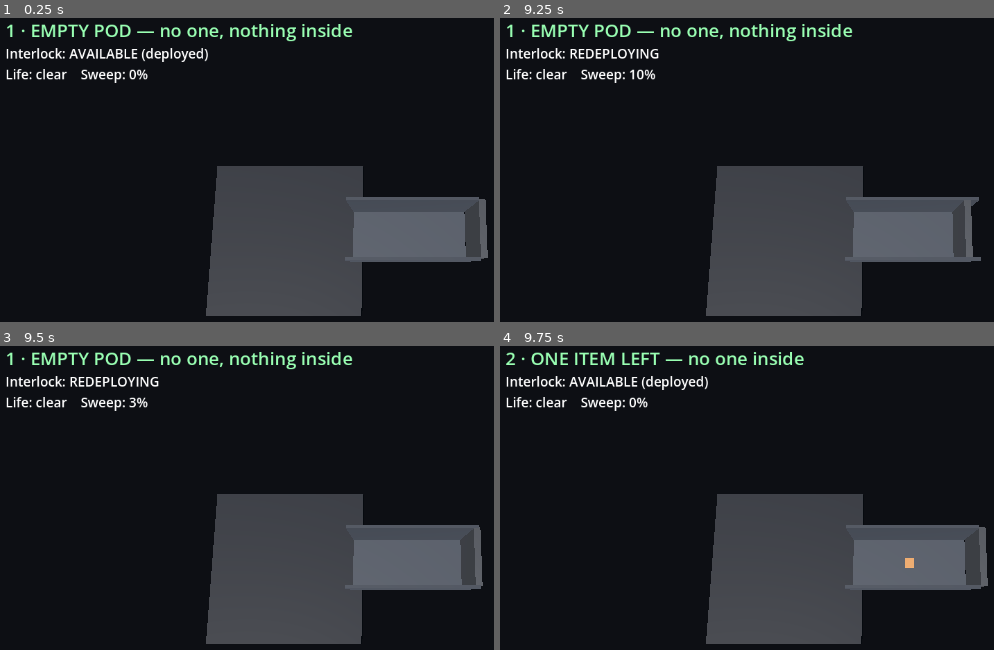
Above: before the commit, frames 1-4 (two rows, left to right).
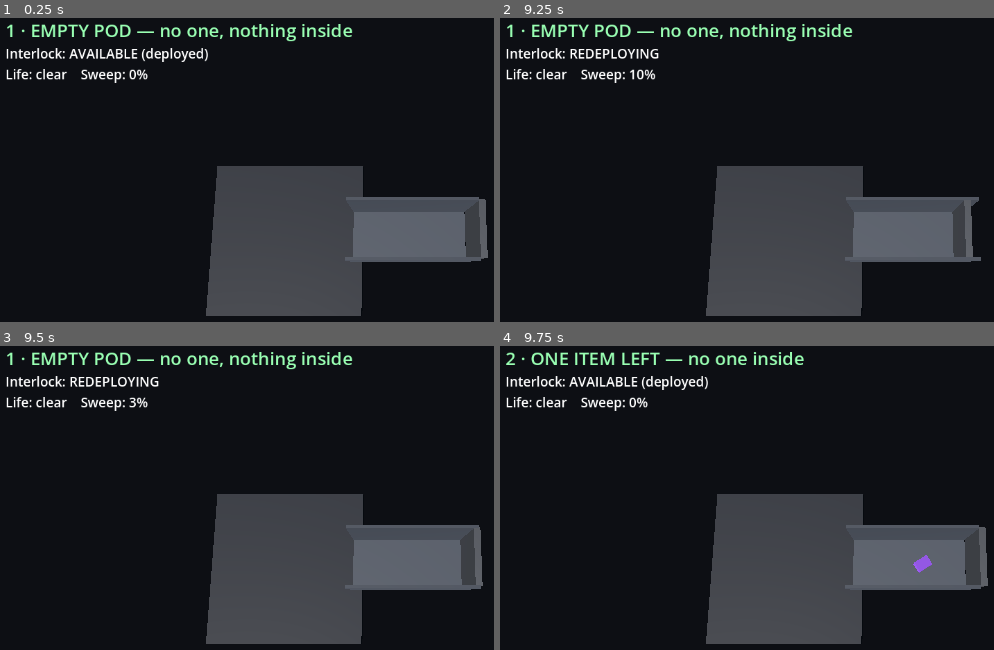
Above: after the commit, the same moments.

Repository: StrayEddy/HiveCell
Game: Godot game, scene res://physics_demo.tscn
Same seed, same stepped clock (60 frames per second), same inputs: the game is played once before the commit and once after it.
Inputs:
- Up to frame 1 (0.25 s): no input
- Up to frame 2 (9.25 s): tap Enter at 0.5, 3.5, 5.75 s; tap Space at 0.77, 1.25, 1.52, 3.02, 3.77, 4.25, 4.52, 6.02, 6.77, 7.25, 7.52, 9.02 s
- Up to frame 3 (9.5 s): no input
- Up to frame 4 (9.75 s): no input

Frames 1-3 are identical in both runs. In frame 4, 0.2% of the frame differs, in the area x 81-88%, y 68-75%.

Commit message:
Physics demo: randomize item layout so each run clears differently
randomize() at startup + random position, size, drop height, spin, mass,
and colour per item. Some tumble out clean, some snag or roll back, so the
push-out looks different every run instead of a neat deterministic sweep.

Co-Authored-By: Claude Opus 4.8 <noreply@anthropic.com>

Diff:
--- a/godot/physics_demo.gd
+++ b/godot/physics_demo.gd
@@ -39,6 +39,7 @@
 
 
 func _ready() -> void:
+	randomize()   # different item layout every run
 	il.demo_seconds = 3.5
 	il.hold_seconds = 1.0
 	il.life_check_seconds = 0.6
@@ -137,7 +138,7 @@
 
 
 # --- contents ----------------------------------------------------------------
-func _spawn_item(pos: Vector3, size: Vector3, c: Color, mass := 1.0) -> void:
+func _spawn_item(pos: Vector3, size: Vector3, c: Color, mass := 1.0, rot := Vector3.ZERO) -> void:
 	var body := RigidBody3D.new()
 	body.mass = mass
 	var cs := CollisionShape3D.new()
@@ -147,6 +148,7 @@
 	body.add_child(cs)
 	body.add_child(_box_mesh_inst(size, _mat(c, 0.85)))
 	body.position = pos
+	body.rotation_degrees = rot
 	add_child(body)
 	spawned.append(body)
 
@@ -196,11 +198,15 @@
 
 	var n: int = s["things"]
 	for k in n:
-		var x := 0.45 + (CAVITY_LEN - 0.9) * (float(k) + 0.5) / maxf(float(n), 1.0)
-		var z := (-0.25 if k % 2 == 0 else 0.25) * (1.0 if n > 1 else 0.0)
-		var sz := 0.16 + 0.06 * float(k % 3)
-		var col := Color.from_hsv(fmod(0.08 + 0.13 * float(k), 1.0), 0.55, 0.9)
-		_spawn_item(Vector3(x, sz * 0.5 + 0.02, z), Vector3(sz, sz, sz), col)
+		# Random scatter: position, size, drop height, spin, colour all vary so no
+		# two runs clear the same way (some tumble out clean, some snag or roll).
+		var x := randf_range(0.4, CAVITY_LEN - 0.35)
+		var z := randf_range(-0.28, 0.28)
+		var sz := Vector3(randf_range(0.13, 0.26), randf_range(0.12, 0.24), randf_range(0.13, 0.26))
+		var drop := randf_range(0.0, 0.5)             # falls in and settles differently
+		var rot := Vector3(0.0, randf_range(-180.0, 180.0), 0.0)
+		var col := Color.from_hsv(randf(), randf_range(0.45, 0.72), randf_range(0.8, 0.95))
+		_spawn_item(Vector3(x, sz.y * 0.5 + 0.02 + drop, z), sz, col, randf_range(0.7, 1.4), rot)
 
 	if s["person"]:
 		_spawn_person(Vector3(1.0, 0.32, 0.0))
